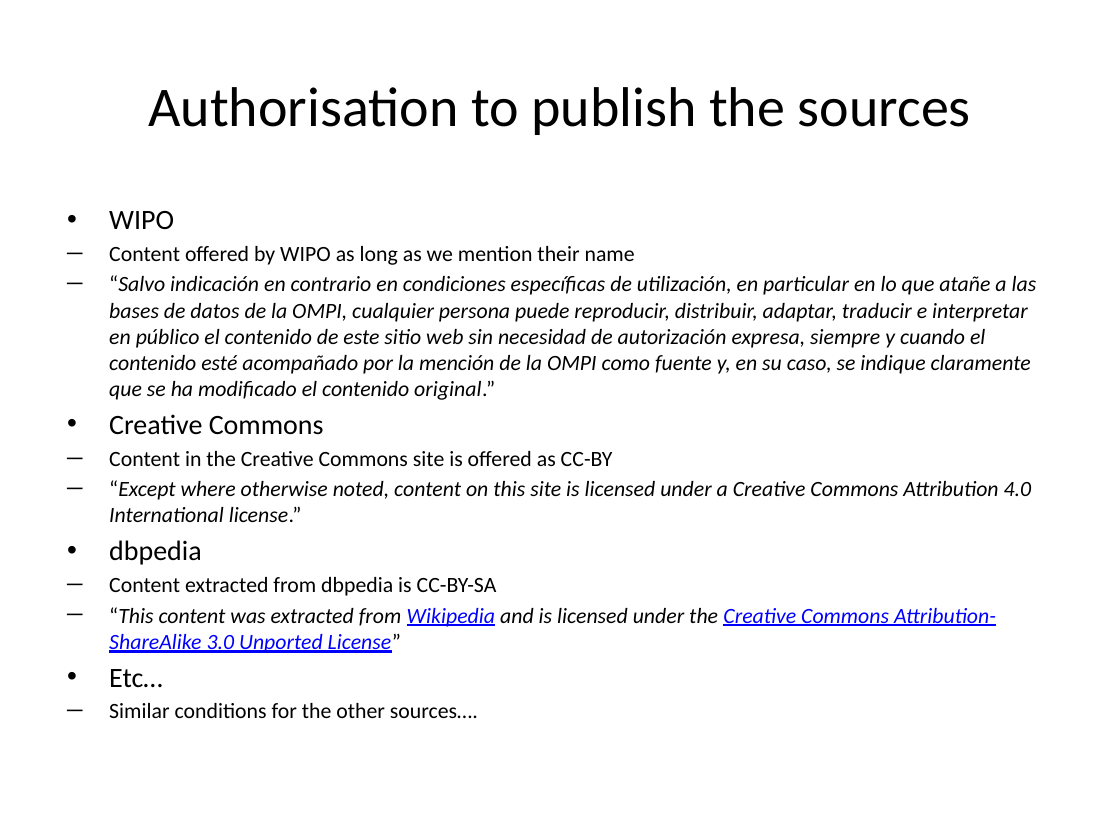
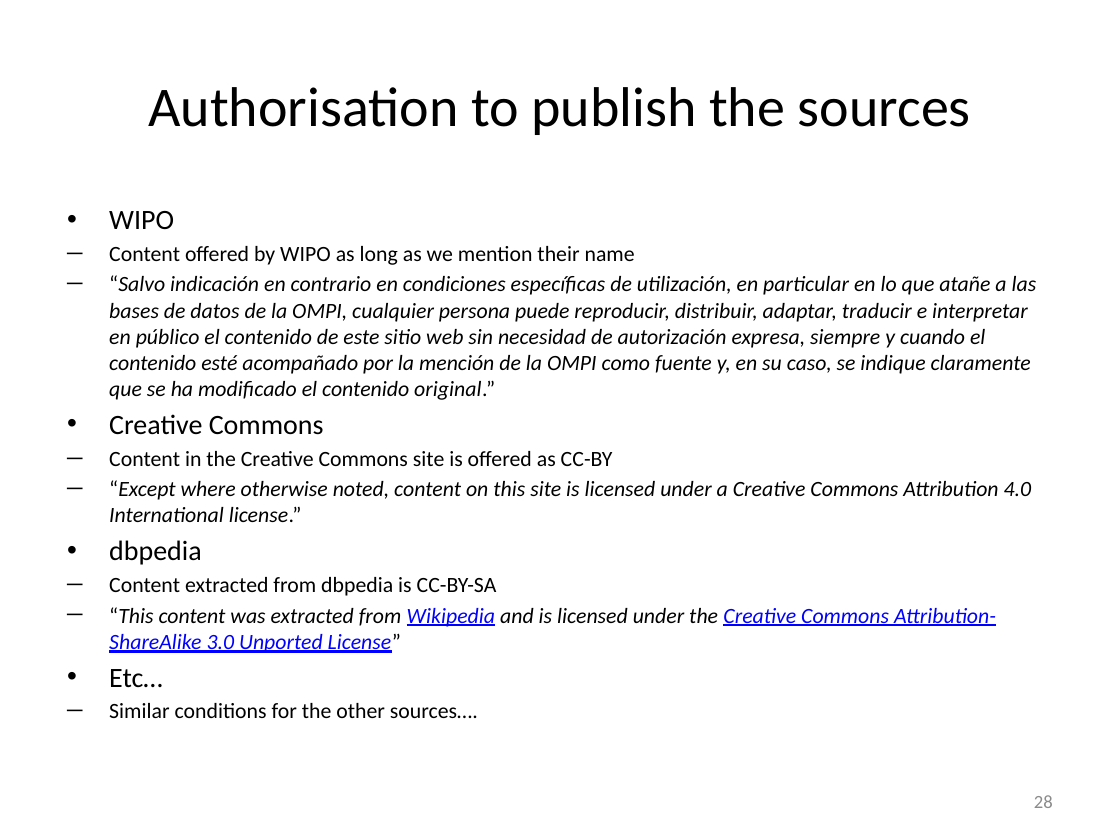
Before and after one commit to liderproject/tbx2rdfservice, a slide deck: slide 28 of slides.pptx (slide 7 before the commit). Drawn at 1120x840 pixels with LibreOffice and Linux fonts; fonts in the diff are those of the drawing. Boxes give left, top, right and bottom in pixels: in the first picture for what was removed or moved away, otherwise in the second. Text is boxed around its words. In the diff, an @@ line names an element or a change of style, - is before the commit and + after.

```diff
--- a/slides.pptx
+++ b/slides.pptx
@@ page number added at (1034,795,1053,808), 12 pt, text #8C8C8C @@
+28
```
Also in this commit, not shown: 5 other slides changed, 24 slides added, 2 slides removed, 3 other files.
